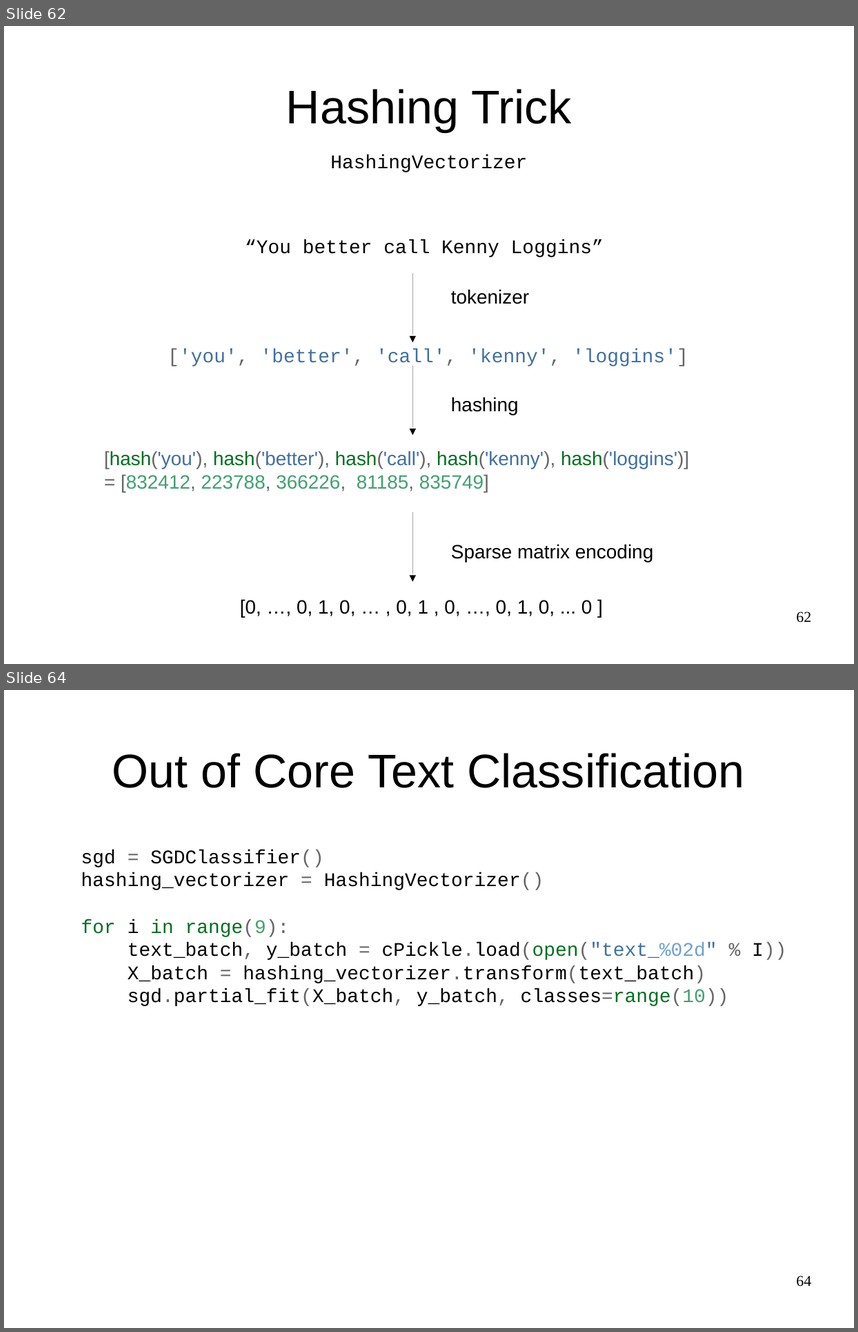
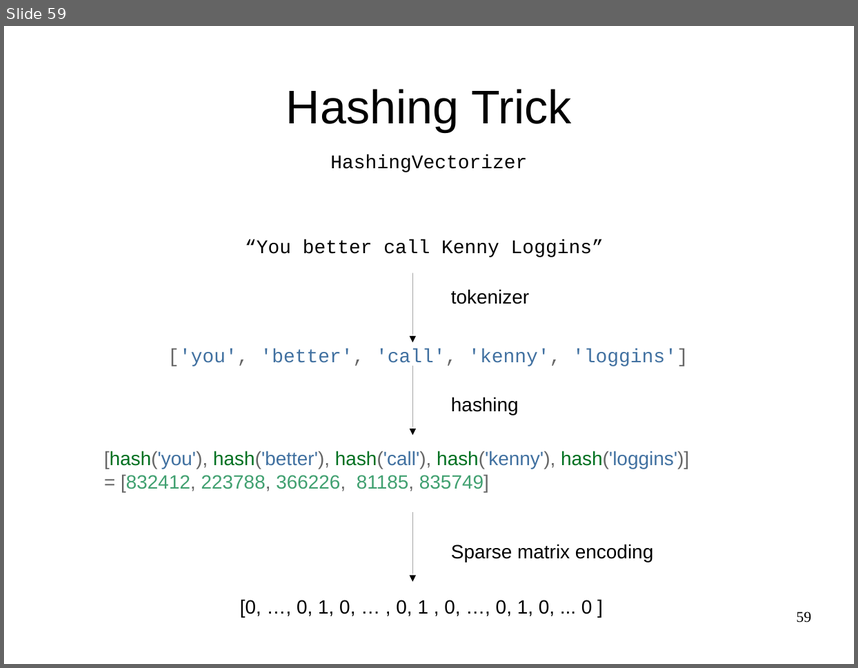
Before and after one commit to amueller/odscon-2015, a slide deck: machine-learning-with-scikit-learn-odscon.odp. Shown one above the other, each under a label of ours: slides 62 and 64 before the commit, slide 59 after it; the slides between them are not shown. The pictures are 858x1332 and 858x668 pixels, drawn with LibreOffice and Linux fonts; fonts in the diff are those of the drawing. Boxes give left, top, right and bottom in pixels: in the first picture for what was removed or moved away, otherwise in the second. Text is boxed around its words. In the diff, an @@ line names an element or a change of style, - is before the commit and + after.

```diff
--- a/machine-learning-with-scikit-learn-odscon.odp
+++ b/machine-learning-with-scikit-learn-odscon.odp
@@ slide 64 removed at (x1=4, y1=690, x2=854, y2=1328), background #FFFFFF @@
@@ title removed at (x1=112, y1=753, x2=744, y2=788) @@
-Out of Core Text Classification
@@ text removed at (x1=81, y1=849, x2=786, y2=1006) @@
-sgd = SGDClassifier()
-hashing_vectorizer = HashingVectorizer()
-for i in range(9):
-text_batch, y_batch = cPickle.load(open("text_%02d" % I))
-X_batch = hashing_vectorizer.transform(text_batch)
-sgd.partial_fit(X_batch, y_batch, classes=range(10))
@@ page number removed at (x1=796, y1=1275, x2=811, y2=1286) @@
-64
@@ what was slide 62 is now slide 59 @@
@@ page number at (x1=796, y1=611, x2=811, y2=622): text changed @@
-62
+59
```
Also in this commit, not shown: 14 slides changed, 3 other slides removed, 19 other files.
